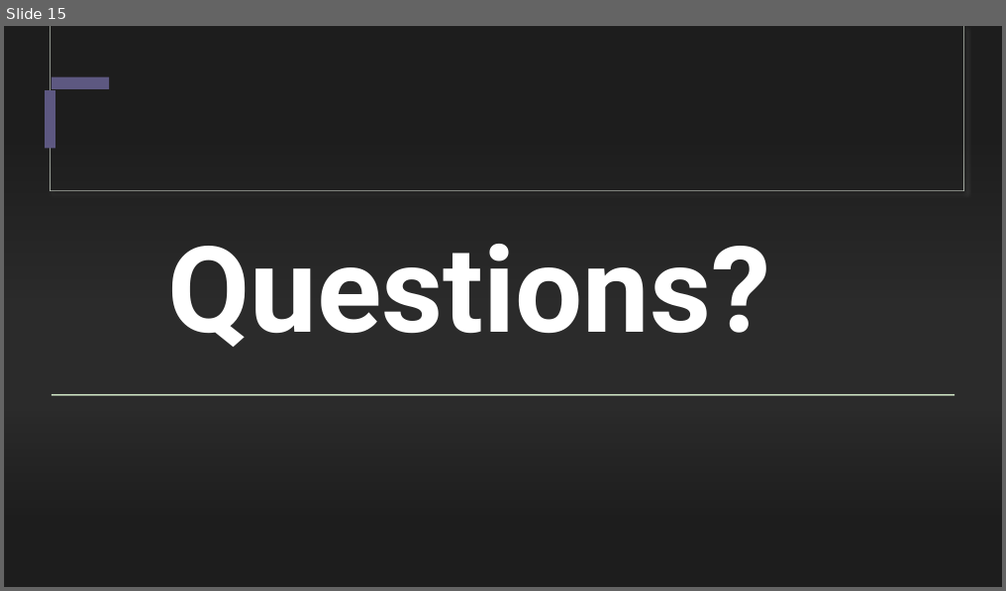
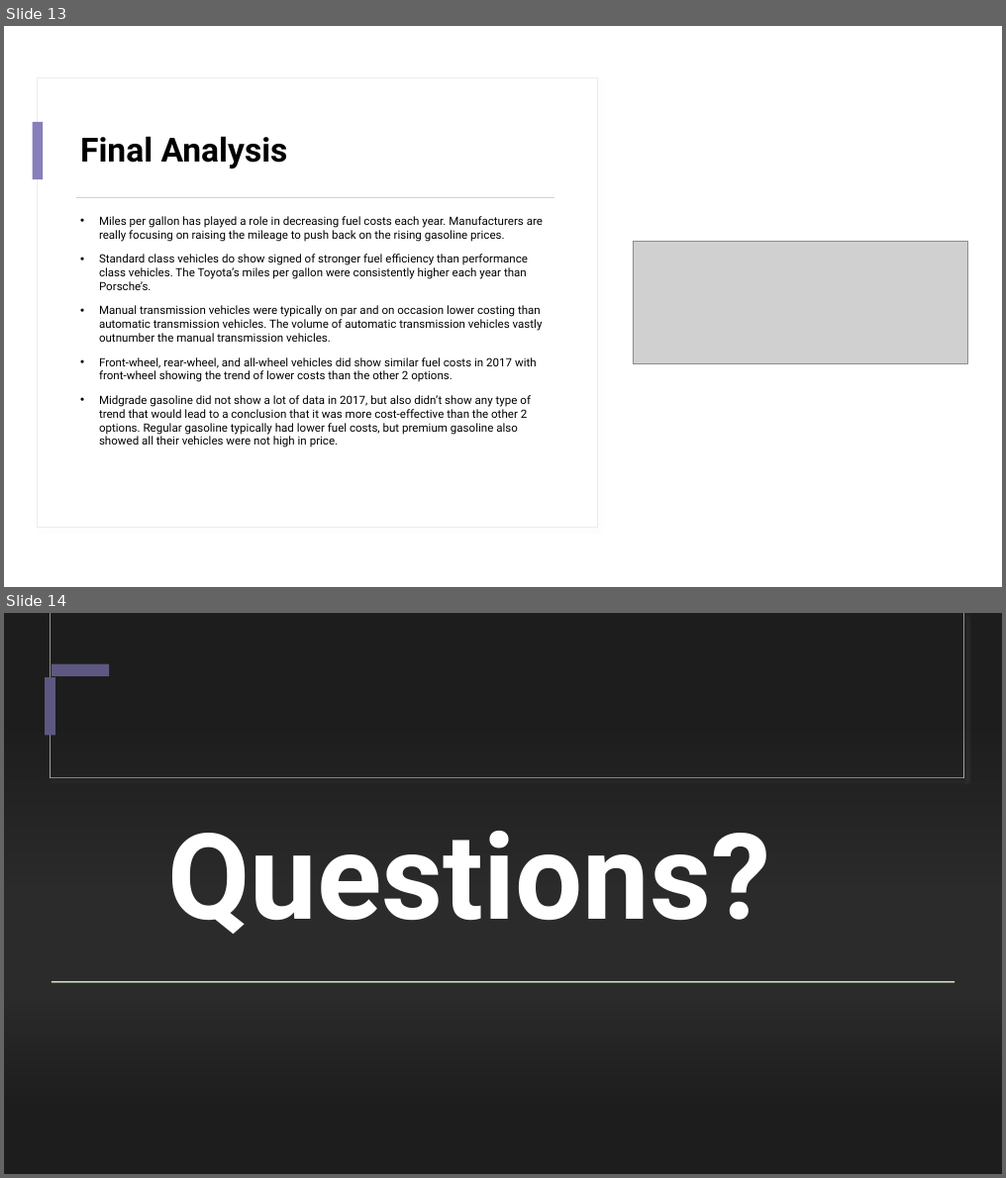
Before and after one commit to geraldwattsthethird/Fuel-Cost-Analysis, a slide deck: presentation.pptx. Shown one above the other, each under a label of ours: slide 15 before the commit, slides 13 and 14 after it. The pictures are 1006x591 and 1006x1178 pixels, drawn with LibreOffice and Linux fonts; fonts in the diff are those of the drawing; grey boxes stand for pictures; background and template pictures are left out; a plain dark background stands for a picture behind light text. Boxes give left, top, right and bottom in pixels: in the first picture for what was removed or moved away, otherwise in the second. Text is boxed around its words. In the diff, an @@ line names an element or a change of style, - is before the commit and + after.

```diff
--- a/presentation.pptx
+++ b/presentation.pptx
@@ slide 13 added at (4, 26, 1002, 587), background #FFFFFF; not listed: 2 template elements that a slide beside it also shows @@
@@ rectangle added at (4, 26, 1002, 587), fill #FFFFFF @@
@@ rectangle added at (38, 77, 598, 528), fill #FFFFFF, outline #E8F0E4 0.75 pt @@
@@ rectangle added at (33, 122, 43, 179), fill #867FBA @@
@@ title added at (80, 136, 288, 169), 32 pt, text #000000, bold @@
+Final Analysis
@@ rectangle added at (76, 197, 554, 198), fill #C5DABC @@
@@ text added at (99, 216, 543, 448), 11 pt, text #000000 @@
+• Miles per gallon has played a role in decreasing fuel costs each year. Manufacturers are really focusing on raising the mileage to push back on the rising gasoline prices.
+• Standard class vehicles do show signed of stronger fuel efficiency than performance class vehicles. The Toyota’s miles per gallon were consistently higher each year than Porsche’s.
+• Manual transmission vehicles were typically on par and on occasion lower costing than automatic transmission vehicles. The volume of automatic transmission vehicles vastly outnumber the manual transmission vehicles.
+• Front-wheel, rear-wheel, and all-wheel vehicles did show similar fuel costs in 2017 with front-wheel showing the trend of lower costs than the other 2 options.
+• Midgrade gasoline did not show a lot of data in 2017, but also didn’t show any type of trend that would lead to a conclusion that it was more cost-effective than the other 2 options. Regular gasoline typically had lower fuel costs, but premium gasoline also showed all their vehicles were not high in price.
@@ picture added at (633, 241, 968, 364) @@
@@ what was slide 15 is now slide 14 @@
```
Also in this commit, not shown: 10 slides changed, 1 other slide added, 3 slides removed, 3 other files.
